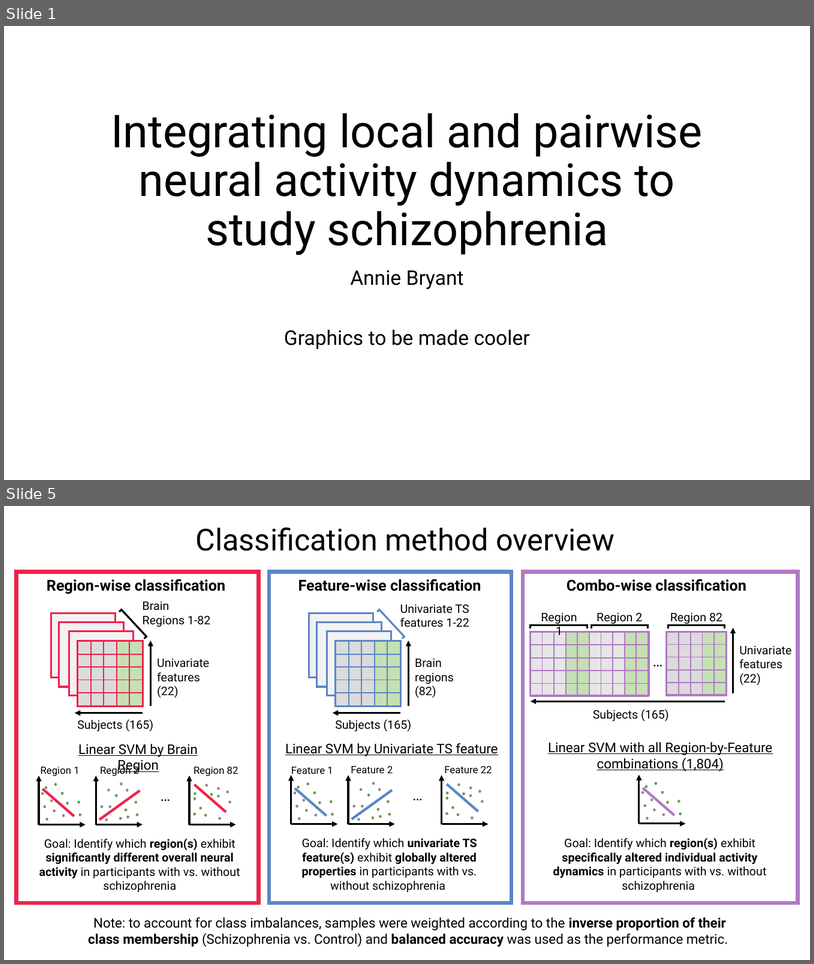
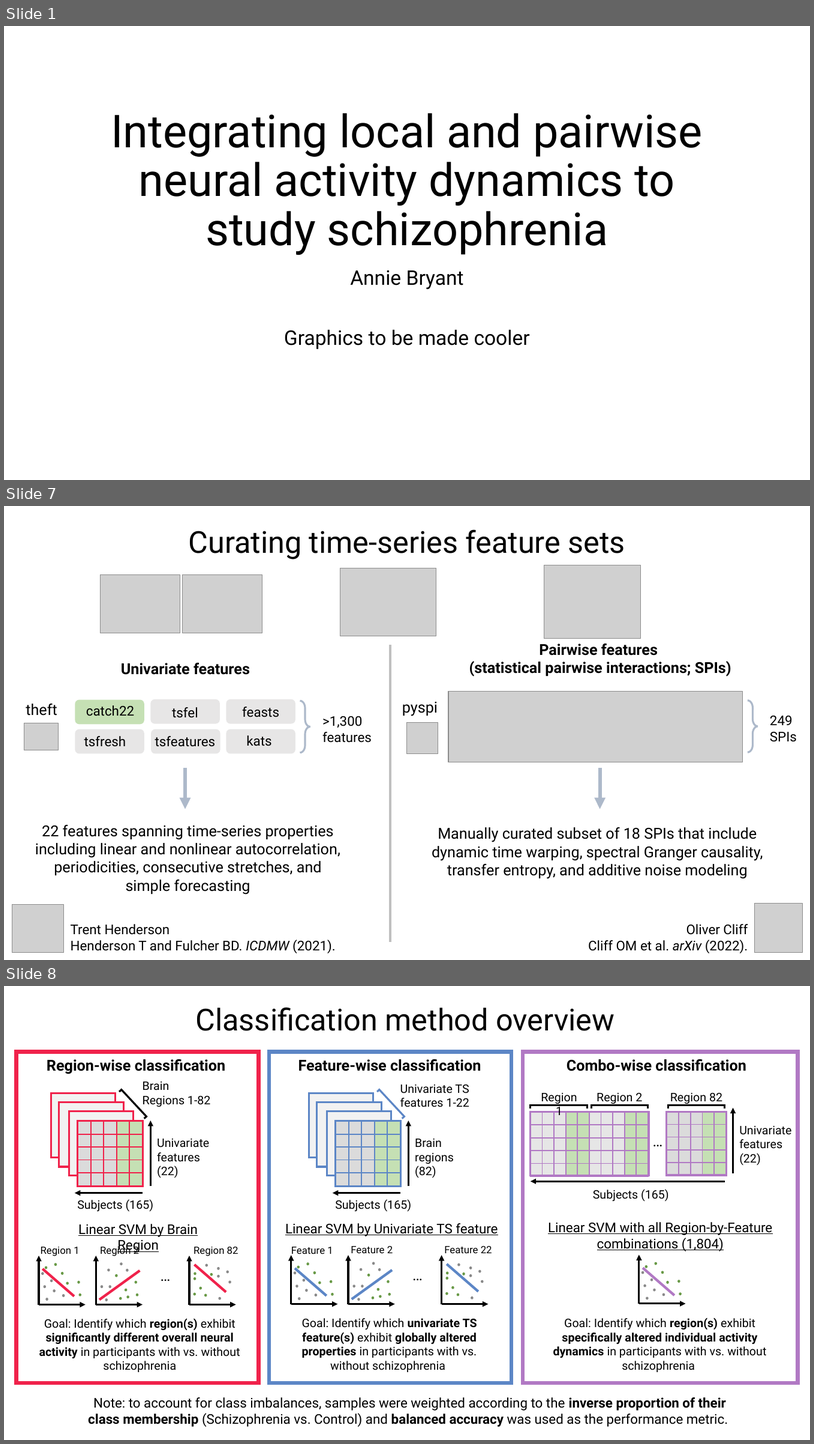
Before and after one commit to anniegbryant/CNS_2022, a slide deck: schizophrenia_classification_workshop/Workshop_Talk.pptx. Shown one above the other, each under a label of ours: slides 1 and 5 before the commit, slides 1, 7 and 8 after it; the slides between them are not shown. The pictures are 814x964 and 814x1444 pixels, drawn with LibreOffice and Linux fonts; fonts in the diff are those of the drawing; grey boxes stand for pictures. Boxes give left, top, right and bottom in pixels: in the first picture for what was removed or moved away, otherwise in the second. Text is boxed around its words. In the diff, an @@ line names an element or a change of style, - is before the commit and + after.

```diff
--- a/schizophrenia_classification_workshop/Workshop_Talk.pptx
+++ b/schizophrenia_classification_workshop/Workshop_Talk.pptx
@@ slide 7 added at (x1=4, y1=506, x2=810, y2=960), background #FFFFFF @@
@@ title added at (x1=189, y1=529, x2=626, y2=559), 36 pt, text #000000 @@
+Curating time-series feature sets
@@ picture added at (x1=100, y1=575, x2=180, y2=633) @@
@@ picture added at (x1=182, y1=575, x2=263, y2=633) @@
@@ picture added at (x1=341, y1=568, x2=436, y2=636) @@
@@ picture added at (x1=544, y1=565, x2=641, y2=639) @@
@@ line added from (390, 942) to (390, 645), #BFBFBF 3 pt @@
@@ text added at (x1=470, y1=643, x2=732, y2=676), 18 pt, text #000000, bold @@
+Pairwise features
+(statistical pairwise interactions; SPIs)
@@ text added at (x1=121, y1=663, x2=250, y2=675), 18 pt, text #000000, bold @@
+Univariate features
@@ text added at (x1=26, y1=703, x2=57, y2=715), 18 pt, text #000000 @@
+theft
@@ right brace added at (x1=300, y1=701, x2=311, y2=753), outline #ADB9CA 2.25 pt @@
@@ text added at (x1=402, y1=702, x2=438, y2=716), 18 pt, text #000000 @@
+pyspi
@@ picture added at (x1=449, y1=691, x2=743, y2=762) @@
@@ right brace added at (x1=748, y1=700, x2=758, y2=752), outline #ADB9CA 2.25 pt @@
@@ text added at (x1=323, y1=716, x2=372, y2=742), 16 pt, text #000000 @@
+>1,300 features
@@ text added at (x1=770, y1=715, x2=797, y2=742), 16 pt, text #000000 @@
+249 SPIs
@@ picture added at (x1=24, y1=723, x2=59, y2=750) @@
@@ group added at (x1=75, y1=699, x2=296, y2=753): 6 rounded rectangles, 6 texts @@
+catch22
+tsfresh
+tsfel
+tsfeatures
+feasts
+kats
@@ picture added at (x1=408, y1=723, x2=438, y2=753) @@
@@ arrow added from (185, 768) to (185, 809), #ADB9CA 4.5 pt @@
@@ arrow added from (600, 768) to (600, 809), #ADB9CA 4.5 pt @@
@@ text added at (x1=35, y1=825, x2=341, y2=894), 18 pt, text #000000 @@
+22 features spanning time-series properties including linear and nonlinear autocorrelation, periodicities, consecutive stretches, and simple forecasting
@@ text added at (x1=432, y1=827, x2=763, y2=879), 18 pt, text #000000 @@
+Manually curated subset of 18 SPIs that include dynamic time warping, spectral Granger causality, transfer entropy, and additive noise modeling
@@ picture added at (x1=12, y1=904, x2=64, y2=952) @@
@@ picture added at (x1=755, y1=903, x2=803, y2=952) @@
@@ text added at (x1=71, y1=924, x2=336, y2=953), 16 pt, text #000000 @@
+Trent Henderson
+Henderson T and Fulcher BD. ICDMW (2021).
@@ text added at (x1=588, y1=924, x2=749, y2=953), 16 pt, text #000000 @@
+Oliver Cliff
+Cliff OM et al. arXiv (2022).
@@ what was slide 5 is now slide 8 @@
```
Also in this commit, not shown: 5 slides changed, 11 other slides added, 4 slides removed, 3 other files.
